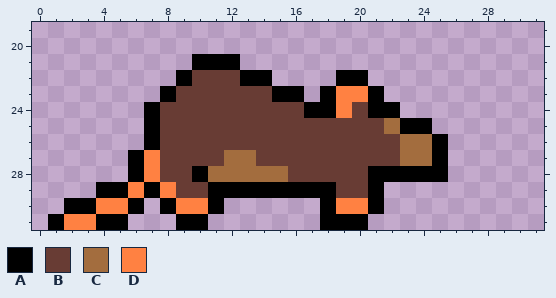
Two versions of one pixel-art sprite, Project1/Content/walk_rat_3.png. This is how it looked before the edit.
The file is 32x32 pixels. Shown: x 0..31, y 19..31.
Palette (. is transparent): A #000000  B #683c34  C #a36d3e  D #ff8142
Pixels before, first column x 1:
21 .........AAA.............
22 ........ABBBAA....AA.....
23 .......ABBBBBBAA.ADDA....
24 ......ABBBBBBBBBAADBAA...
25 ......ABBBBBBBBBBBBBBCAA.
26 ......ABBBBBBBBBBBBBBBCCA
27 .....ADBBBBCCBBBBBBBBBCCA
28 .....ADBBACCCCCBBBBBAAAAA
29 ...AADADBBAAAAAAAABBA....
30 .AADDA.ADDA......ADDA....
31 ADDAA...AA.......AAA.....
And afterwards:
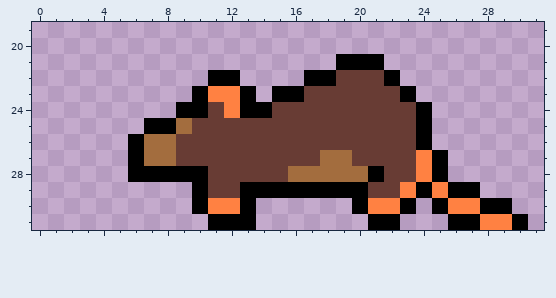
From old to new:
Changed rows in their new state; - is an unchanged pixel.
first column x 1:
21 ---------...------AAA---------
22 --------..AA..--AABBBA--------
23 -------..ADDA.--BBBBBBA-------
24 ------..AA-DAA--BBB-BBBA------
25 -------AC------------BB-------
26 -----ACC--------------BA.-----
27 ------CC---BB----CC---BD------
28 ------AAA-BBBBBCCCCC-BBD------
29 ---......ABB------AABBDADAA---
30 -.....-..ADDA----..ADDA-ADDAA-
31 .....---..AAA----...AA---AADDA
